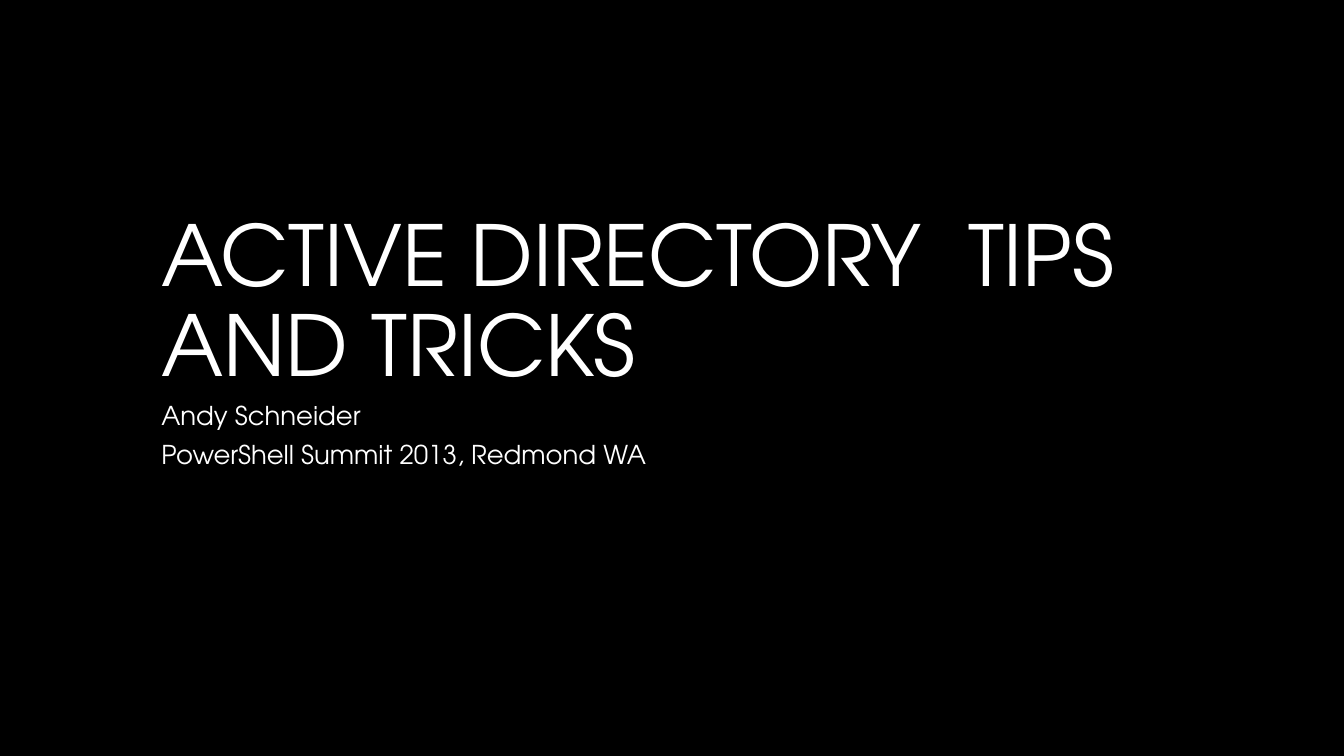
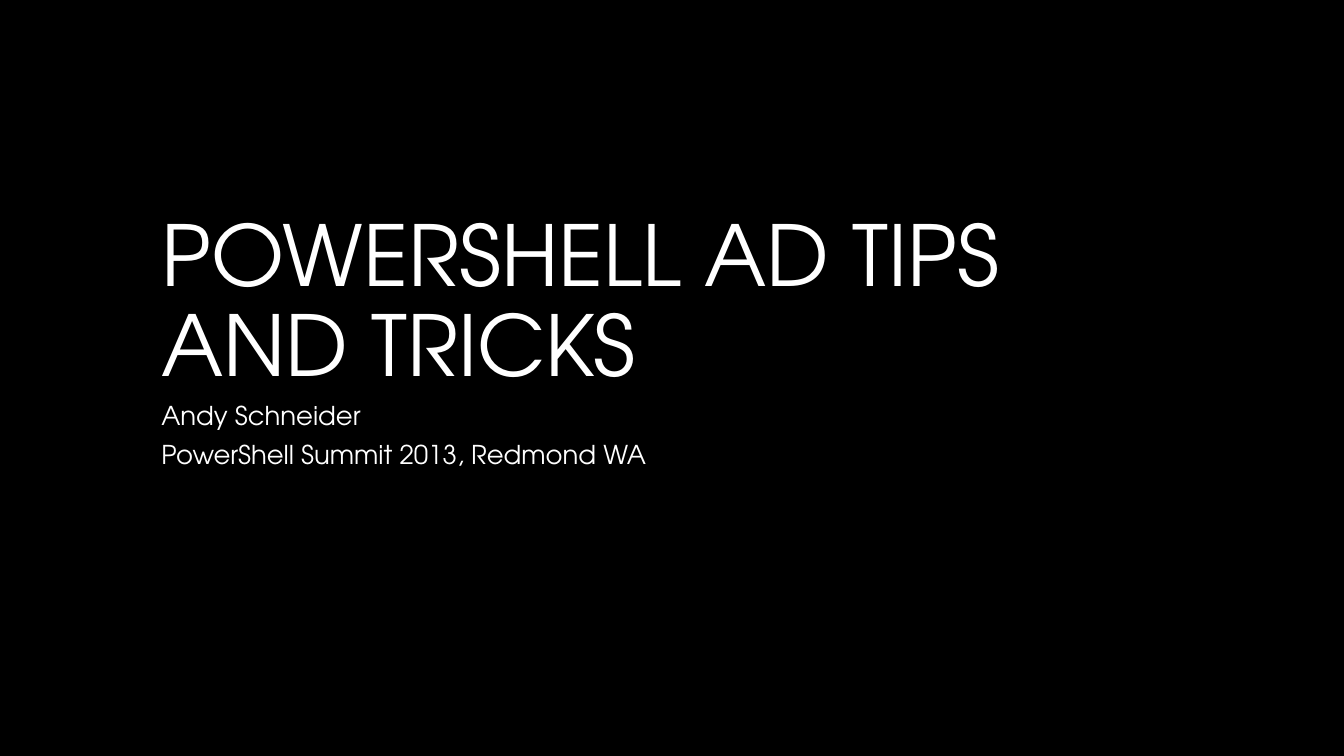
Before and after one commit to AndySchneiderDev-zz/PowerShellSummit, a slide deck: slide 1 of PS Summit AD Tips and Tricks.pptx. Drawn at 1344x756 pixels with LibreOffice and Linux fonts; fonts in the diff are those of the drawing; background and template pictures are left out. Boxes give left, top, right and bottom in pixels: in the first picture for what was removed or moved away, otherwise in the second. Text is boxed around its words. In the diff, an @@ line names an element or a change of style, - is before the commit and + after.

```diff
--- a/PS Summit AD Tips and Tricks.pptx
+++ b/PS Summit AD Tips and Tricks.pptx
@@ title at (161, 222, 999, 415): text changed @@
-ACTIVE DIRECTORY TIPS AND TRICKS
+POWERSHELL AD TIPS AND TRICKS
```
Also in this commit, not shown: 1 other slide changed, 1 slide removed.
